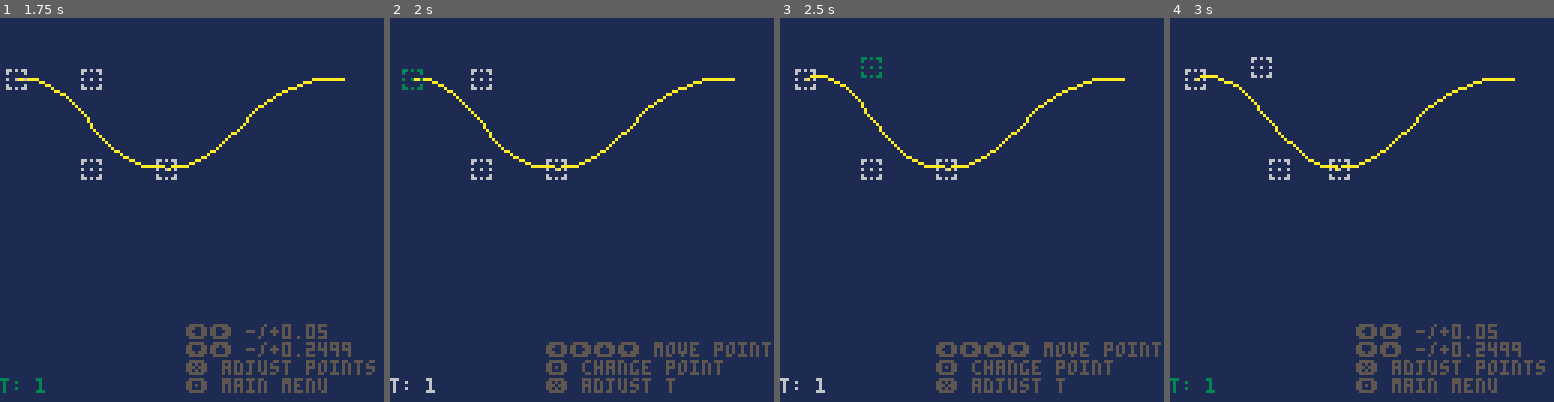
Above: before the commit, frames 1-4 (left to right).
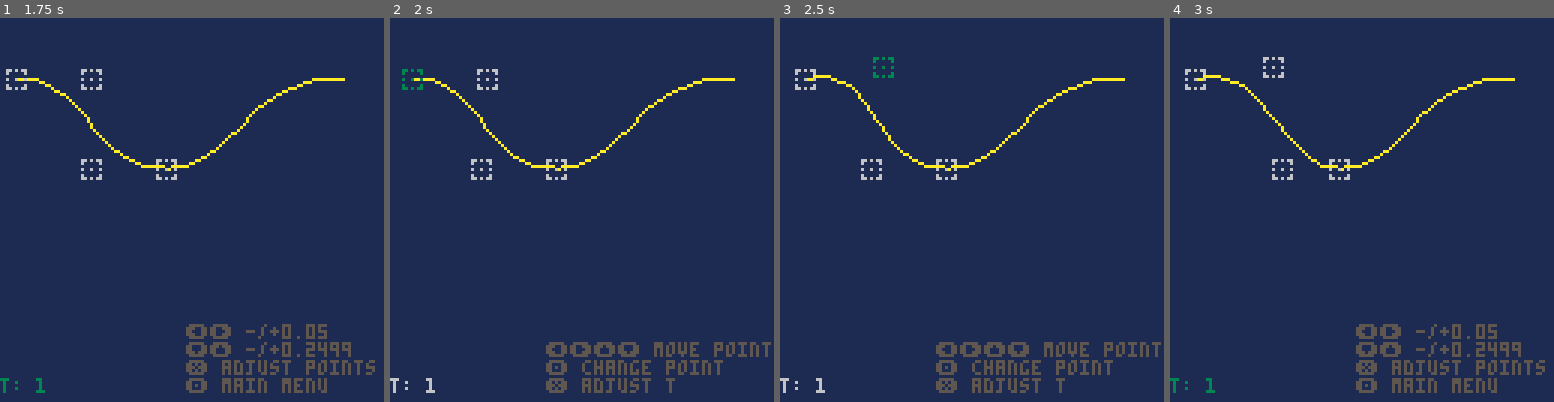
Above: after the commit, the same moments.

Repository: ajbowen249/pico-8-bezier
Game: PICO-8 cartridge bezier.p8
Same seed, same stepped clock (60 frames per second), same inputs: the game is played once before the commit and once after it.
Inputs:
- Up to frame 1 (1.75 s): tap X (X key) at 0.33, 1.07 s; tap O (Z key) at 0.7, 1.7 s; hold Right from 1.6 s (still down)
- Up to frame 2 (2 s): keep holding Right; tap X (X key) at 1.85 s
- Up to frame 3 (2.5 s): release Right at 2.1 s; tap O (Z key) at 2.1 s; hold Up 2.15-2.42 s; hold Right from 2.47 s (still down)
- Up to frame 4 (3 s): keep holding Right; tap O (Z key) at 2.5, 2.9 s; tap X (X key) at 2.97 s

Frame 1 is identical in both runs. In frame 2, 0.4% of the frame differs, in the area x 10-31%, y 13-36%; in frame 3, 0.5%; in frame 4, 0.9%, in the area x 7-68%, y 10-43%.

Commit message:
c0/g0 continuity

Diff:
--- a/bezier.p8
+++ b/bezier.p8
@@ -3,6 +3,8 @@
 __lua__
 -- globals
 selected_program = 1
+point_pin = 0
+point_mirror = 1
 
 -->8
 -- library functions
@@ -42,6 +44,19 @@
     p2 = p2,
     p3 = p3,
   };
+end
+
+-- ew, should rework bezier curve into point array...
+function get_bez_point(curve, index)
+  if index == 1 then
+    return curve.p0
+  elseif index == 2 then
+    return curve.p1
+  elseif index == 3 then
+    return curve.p2
+  else
+    return curve.p3
+  end
 end
 
 function cub_bezier_calc_state(curve)
@@ -296,7 +311,8 @@
       )
     ),
     set_increment_value = 0.05,
-    selected_control_point = 0,
+    selected_control_point = 1,
+    selected_curve = 1,
     t_adjust_incr = 0.01,
     set_t_value = 1,
     mode = 0,
@@ -330,7 +346,7 @@
   bsds_draw_help(bsds.mode)
 
   draw_vector_line(spline.curves, 10)
-  draw_control_points(bsds.spline.curves[1], bsds.mode == 0 and bsds.selected_control_point or 5)
+  draw_control_points(bsds.spline.curves[bsds.selected_curve], bsds.mode == 0 and (bsds.selected_control_point - 1) or 5)
 end
 
 function update_bez_spline_demo()
@@ -340,34 +356,84 @@
 
   if bsds.mode == 0 then
       if btnp(4) then
-        bsds.selected_control_point = (bsds.selected_control_point + 1) % 4
+        bsds.selected_control_point = bsds.selected_control_point + 1
+        if bsds.selected_control_point > 4 then
+          bsds.selected_control_point = 1
+          bsds.selected_curve = bsds.selected_curve + 1
+        end
+
+        if bsds.selected_curve > #bsds.spline.curves then
+          bsds.selected_curve = 1
+        end
       end
 
       local mincr = 0.5
-
-      local points = {
-        bsds.spline.curves[1].p0,
-        bsds.spline.curves[1].p1,
-        bsds.spline.curves[1].p2,
-        bsds.spline.curves[1].p3,
-      }
-
-      local point = points[bsds.selected_control_point + 1]
+      local curve_idx = bsds.selected_curve
+      local point_idx = bsds.selected_control_point
+
+      local point = get_bez_point(bsds.spline.curves[bsds.selected_curve], point_idx)
+      local impact_type = nil
+      local impacted_points = nil
+      if point_idx == 1 then
+        impact_type = point_pin
+        impacted_points = {
+          get_bez_point(bsds.spline.curves[curve_idx], 2),
+        }
+
+        if curve_idx > 1 then
+          impacted_points[#impacted_points + 1] = get_bez_point(bsds.spline.curves[curve_idx - 1], 4)
+          impacted_points[#impacted_points + 1] = get_bez_point(bsds.spline.curves[curve_idx - 1], 3)
+        end
+      elseif point_idx == 4 then
+        impact_type = point_pin
+        impacted_points = {
+          get_bez_point(bsds.spline.curves[curve_idx], 3),
+        }
+
+        if curve_idx < #bsds.spline.curves then
+          impacted_points[#impacted_points + 1] = get_bez_point(bsds.spline.curves[curve_idx + 1], 1)
+          impacted_points[#impacted_points + 1] = get_bez_point(bsds.spline.curves[curve_idx + 1], 2)
+        end
+      end
 
       if btn(0) then
         point.x -= mincr
+
+        if impact_type == point_pin then
+          map(impacted_points, function(impacted_point)
+            impacted_point.x -= mincr
+          end)
+        end
       end
 
       if btn(1) then
         point.x += mincr
+
+        if impact_type == point_pin then
+          map(impacted_points, function(impacted_point)
+            impacted_point.x += mincr
+          end)
+        end
       end
 
       if btn(2) then
         point.y -= mincr
+
+        if impact_type == point_pin then
+          map(impacted_points, function(impacted_point)
+            impacted_point.y -= mincr
+          end)
+        end
       end
 
       if btn(3) then
         point.y += mincr
+
+        if impact_type == point_pin then
+          map(impacted_points, function(impacted_point)
+            impacted_point.y += mincr
+          end)
+        end
       end
     elseif bsds.mode == 1 then
         if btn(0) then
